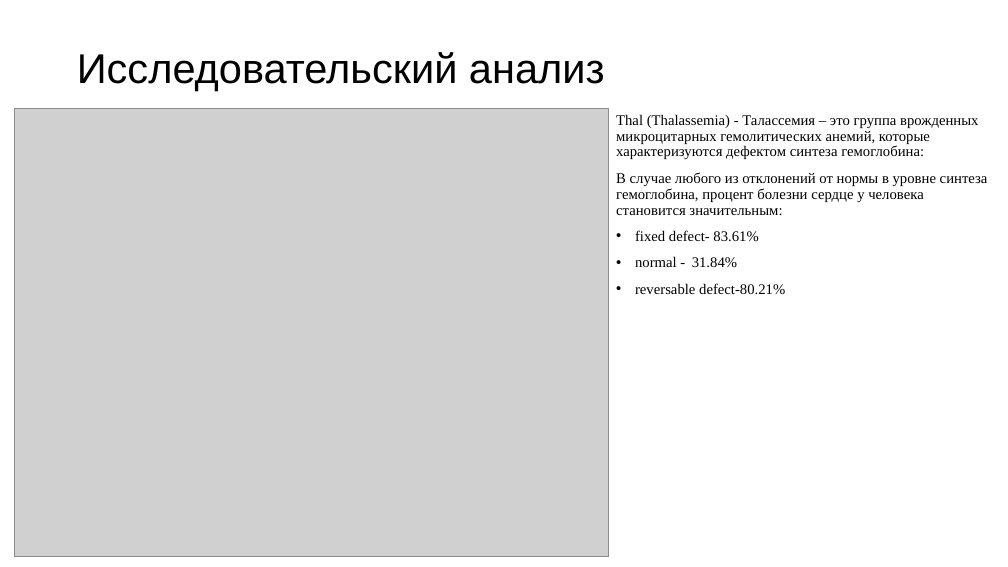
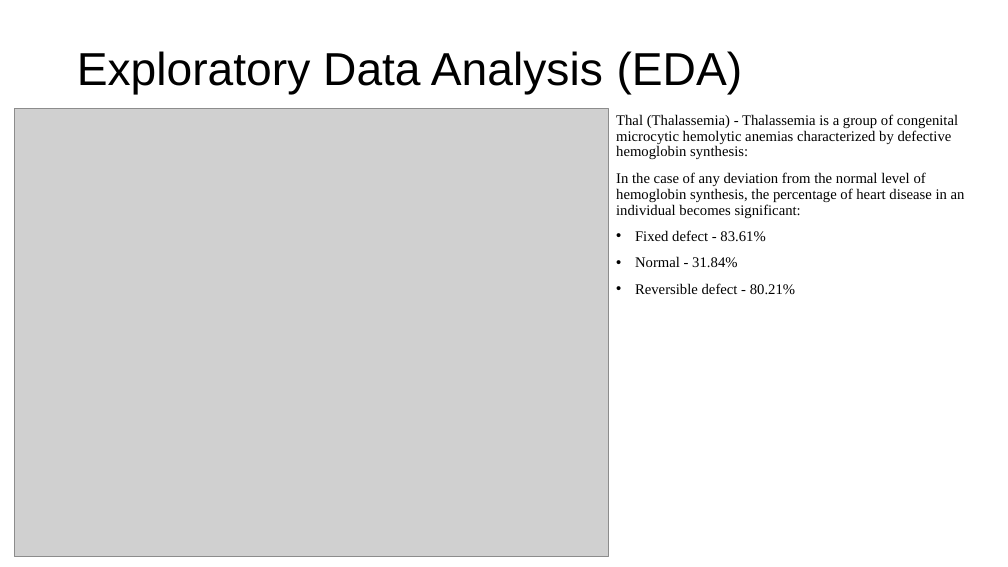
Before and after one commit to Sh1zo1d/pet-projects, a slide deck: slide 11 of Classical ML/Predictions of Heart Disease Presence/Presentation Predictions of Heart Disease Presence.pptx (slide 10 before the commit). Drawn at 1008x567 pixels with LibreOffice and Linux fonts; fonts in the diff are those of the drawing; grey boxes stand for pictures. Boxes give left, top, right and bottom in pixels: in the first picture for what was removed or moved away, otherwise in the second. Text is boxed around its words. In the diff, an @@ line names an element or a change of style, - is before the commit and + after.

```diff
--- a/Classical ML/Predictions of Heart Disease Presence/Presentation Predictions of Heart Disease Presence.pptx
+++ b/Classical ML/Predictions of Heart Disease Presence/Presentation Predictions of Heart Disease Presence.pptx
@@ title at <box>77,51,743,94</box>: text changed; size 39.6 to 44 pt @@
-Исследовательский анализ
+Exploratory Data Analysis (EDA)
@@ text at <box>616,114,965,294</box>: text changed @@
-Thal (Thalassemia) - Талассемия – это группа врожденных микроцитарных гемолитических анемий, которые характеризуются дефектом синтеза гемоглобина:
-В случае любого из отклонений от нормы в уровне синтеза гемоглобина, процент болезни сердце у человека становится значительным:
-• fixed defect- 83.61%
-• normal - 31.84%
-• reversable defect-80.21%
+Thal (Thalassemia) - Thalassemia is a group of congenital microcytic hemolytic anemias characterized by defective hemoglobin synthesis:
+In the case of any deviation from the normal level of hemoglobin synthesis, the percentage of heart disease in an individual becomes significant:
+• Fixed defect - 83.61%
+• Normal - 31.84%
+• Reversible defect - 80.21%
```
Also in this commit, not shown: 2 other slides changed, 12 slides added, 11 slides removed.
